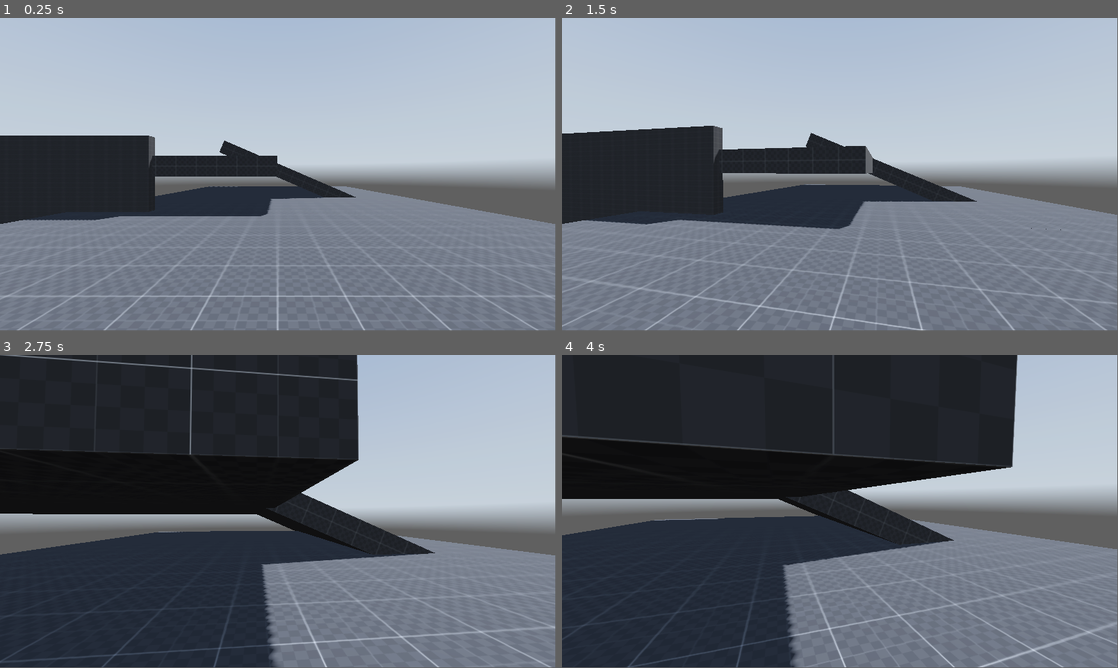
Above: before the commit, frames 1-4 (two rows, left to right).
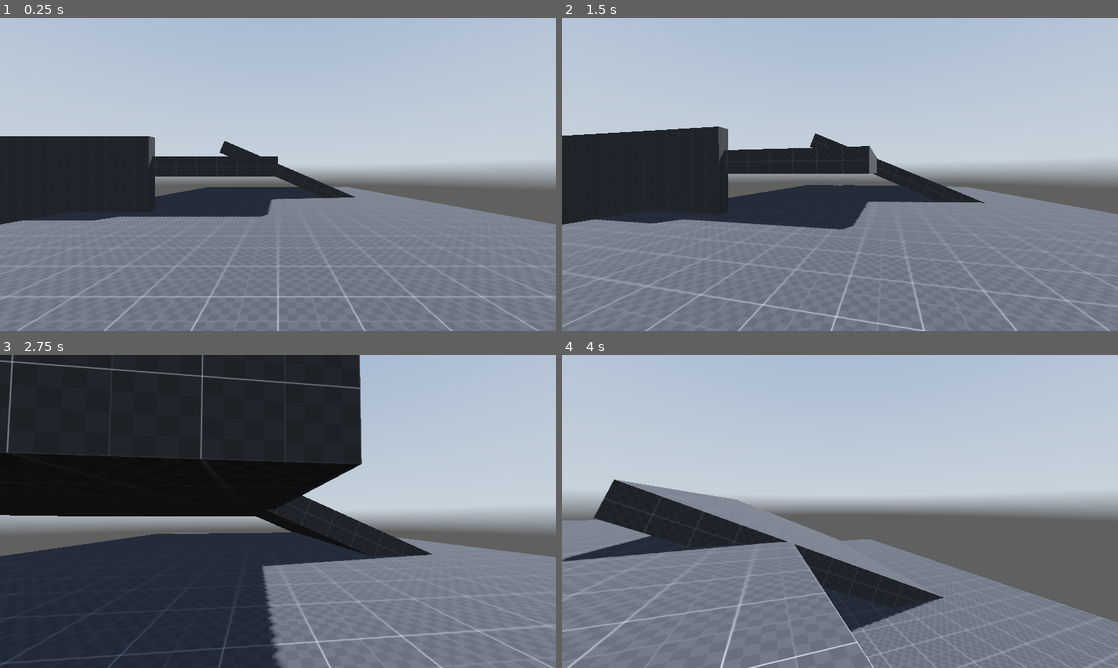
Above: after the commit, the same moments.

Repository: elmoradoo/Reflection
Game: Godot game, scene res://scenes/world.tscn
The game is run twice, just before and just after one commit, with the same random seed, the same clock (stepped at 60 frames per second) and the same inputs. A sky picture missing from this copy of the repository is replaced by a grey-blue gradient.
Inputs (mouse positions are in pixels of both pictures, inside the frame that each line leads up to):
- Up to frame 1 (0.25 s): no input
- Up to frame 2 (1.5 s): tap Enter at 0.5 s; move the mouse to (867, 171) at 0.52 s; hold Ctrl (crouch) 0.53-1.28 s; hold W (forward) from 0.53 s (still down); tap Space (jump) at 0.77 s; move the mouse to (812, 174) at 1.27 s; tap Shift (sprint) at 1.35 s
- Up to frame 3 (2.75 s): keep holding W (forward); tap Space (jump) at 1.52 s; move the mouse to (289, 505) at 2.02 s; hold Ctrl (crouch) from 2.03 s (still down)
- Up to frame 4 (4 s): keep holding W (forward); move the mouse to (834, 514) at 2.77 s; release Ctrl (crouch) at 2.78 s; tap Shift (sprint) at 2.85 s; tap Space (jump) at 3.02, 3.77 s; move the mouse to (878, 514) at 3.52 s; hold Ctrl (crouch) from 3.53 s (still down)
In our replay, the window is 799x449 before the commit and 800x450 after it. These sizes can differ from the game's own. Grey fills any space a smaller window leaves; there, only what the larger window draws over its background counts as a difference.

The runs differ from the first frame. In frame 1, 0.7% of the frame differs, in the area x 0-100%, y 0-100%; in frame 2, 2.8%; in frame 3, 4.1%; in frame 4, 70%.

Commit message:
better wallrun & wallclimb to fix

Diff:
--- a/project.godot
+++ b/project.godot
@@ -14,6 +14,11 @@
 run/main_scene="res://scenes/world.tscn"
 config/features=PackedStringArray("4.1", "Forward Plus")
 config/icon="res://icon.svg"
+
+[display]
+
+window/size/viewport_width=1280
+window/size/viewport_height=720
 
 [input]
 
--- a/scenes/player.tscn
+++ b/scenes/player.tscn
@@ -102,7 +102,6 @@
 
 [node name="standing_collision_shape" type="CollisionShape3D" parent="."]
 transform = Transform3D(1, 0, 0, 0, 1, 0, 0, 0, 1, 0, 1, 0)
-visible = false
 shape = SubResource("CapsuleShape3D_6pobs")
 
 [node name="crouching_collision_shape" type="CollisionShape3D" parent="."]
@@ -159,7 +158,6 @@
 
 [node name="neck" type="Node3D" parent="."]
 transform = Transform3D(1, 0, 0, 0, 1, 0, 0, 0, 1, 0, 1.8, 0)
-visible = false
 
 [node name="head" type="Node3D" parent="neck"]
 
@@ -174,7 +172,6 @@
 }
 
 [node name="timers" type="Node3D" parent="."]
-visible = false
 
 [node name="wallclimb_time" type="Timer" parent="timers"]
 
--- a/scenes/world.tscn
+++ b/scenes/world.tscn
@@ -30,6 +30,30 @@
 size = Vector3(20, 1, 20)
 material = SubResource("StandardMaterial3D_lcn1r")
 
+[node name="CSGBox3D12" type="CSGBox3D" parent="stage"]
+transform = Transform3D(1, 0, 0, 0, 1, 0, 0, 0, 1, 36.7815, -0.5, 0)
+use_collision = true
+size = Vector3(20, 1, 20)
+material = SubResource("StandardMaterial3D_lcn1r")
+
+[node name="CSGBox3D15" type="CSGBox3D" parent="stage"]
+transform = Transform3D(-0.0292824, 0, 0.999571, 0, 1, 0, -0.999571, 0, -0.0292824, 17.6476, -0.5, 7.73846)
+use_collision = true
+size = Vector3(5.44905, 1, 20)
+material = SubResource("StandardMaterial3D_lcn1r")
+
+[node name="CSGBox3D16" type="CSGBox3D" parent="stage"]
+transform = Transform3D(0.999867, 0, -0.0163182, 0, 1, 0, 0.0163182, 0, 0.999867, 0.607623, -0.5, 19.8875)
+use_collision = true
+size = Vector3(5.44905, 1, 20)
+material = SubResource("StandardMaterial3D_lcn1r")
+
+[node name="CSGBox3D20" type="CSGBox3D" parent="stage"]
+transform = Transform3D(0.999867, 0, -0.0163182, 0, 1, 0, 0.0163182, 0, 0.999867, 0.607623, -0.5, 60.947)
+use_collision = true
+size = Vector3(5.44905, 1, 20)
+material = SubResource("StandardMaterial3D_lcn1r")
+
 [node name="CSGBox3D4" type="CSGBox3D" parent="stage"]
 transform = Transform3D(1, 0, 0, 0, 1, 0, 0, 0, 1, -25.4796, -0.5, 0)
 use_collision = true
@@ -60,6 +84,18 @@
 size = Vector3(20, 1, 20)
 material = SubResource("StandardMaterial3D_lcn1r")
 
+[node name="CSGBox3D18" type="CSGBox3D" parent="stage"]
+transform = Transform3D(-1.91579e-10, 0.0109571, 0.150046, -0.200109, -2.18676e-08, 2.29064e-18, 8.74495e-09, -0.500153, 0.00328712, 1.26472, 1.638, 28.7527)
+use_collision = true
+size = Vector3(20, 1, 20)
+material = SubResource("StandardMaterial3D_lcn1r")
+
+[node name="CSGBox3D17" type="CSGBox3D" parent="stage"]
+transform = Transform3D(3.82346e-16, -2.19919e-07, 0.299459, -0.200109, -2.19919e-07, 0, 8.74705e-09, -5.03117, -1.30898e-08, 0.859154, 3.79848, 15.9554)
+use_collision = true
+size = Vector3(20, 1, 20)
+material = SubResource("StandardMaterial3D_lcn1r")
+
 [node name="CSGBox3D10" type="CSGBox3D" parent="stage"]
 transform = Transform3D(-2.19642e-08, 0.500273, 0, -0.502482, -2.18676e-08, 0, 0, 0, 0.150082, -31.2471, 4.77527, 7.03945)
 use_collision = true
@@ -68,6 +104,24 @@
 
 [node name="CSGBox3D6" type="CSGBox3D" parent="stage"]
 transform = Transform3D(0.200109, 0, 0, 8.88178e-16, 0.500273, 0, 0, 0, 0.150082, -12.2484, 3.38717, 7.03945)
+use_collision = true
+size = Vector3(20, 1, 20)
+material = SubResource("StandardMaterial3D_lcn1r")
+
+[node name="CSGBox3D19" type="CSGBox3D" parent="stage"]
+transform = Transform3D(-8.74704e-09, 0, 0.150082, 8.88178e-16, 0.500273, 0, -0.200109, 0, -6.56029e-09, 1.56264, 3.38717, 30.4905)
+use_collision = true
+size = Vector3(20, 1, 20)
+material = SubResource("StandardMaterial3D_lcn1r")
+
+[node name="CSGBox3D22" type="CSGBox3D" parent="stage"]
+transform = Transform3D(-1.91579e-10, 0.0109571, 0.150046, -0.200109, -2.18676e-08, 2.29064e-18, 8.74495e-09, -0.500153, 0.00328712, 1.26472, 6.74958, 38.9149)
+use_collision = true
+size = Vector3(20, 1, 20)
+material = SubResource("StandardMaterial3D_lcn1r")
+
+[node name="CSGBox3D23" type="CSGBox3D" parent="stage"]
+transform = Transform3D(-8.74704e-09, 0, 0.150082, 8.88178e-16, 0.500273, 0, -0.200109, 0, -6.56029e-09, 1.56264, 8.49875, 40.6527)
 use_collision = true
 size = Vector3(20, 1, 20)
 material = SubResource("StandardMaterial3D_lcn1r")
@@ -82,6 +136,24 @@
 transform = Transform3D(0.680371, 0, 0, -1.32e-22, -2.18676e-08, -0.225123, 3.01981e-15, 0.500273, -9.84043e-09, -12.9608, 1.38717, -9.96932)
 use_collision = true
 size = Vector3(20, 1, 20)
+material = SubResource("StandardMaterial3D_lcn1r")
+
+[node name="CSGBox3D21" type="CSGBox3D" parent="stage"]
+transform = Transform3D(-2.974e-08, 0.500273, -9.84043e-09, -1.32e-22, -2.18676e-08, -0.225123, -0.680371, -2.18676e-08, 1.22994e-15, -0.895658, 6.43738, 36.6562)
+use_collision = true
+size = Vector3(20, 1, 20)
+material = SubResource("StandardMaterial3D_lcn1r")
+
+[node name="CSGBox3D13" type="CSGBox3D" parent="stage"]
+transform = Transform3D(0.680371, 0, 0, -1.32e-22, -2.18676e-08, -0.225123, 3.01981e-15, 0.500273, -9.84043e-09, 15.1515, 1.38717, -4.0568)
+use_collision = true
+size = Vector3(11.6896, 1, 20)
+material = SubResource("StandardMaterial3D_lcn1r")
+
+[node name="CSGBox3D14" type="CSGBox3D" parent="stage"]
+transform = Transform3D(0.680371, 0, 0, -1.32e-22, -2.18676e-08, -0.225123, 3.01981e-15, 0.500273, -9.84043e-09, 20.4364, 1.38717, -0.507581)
+use_collision = true
+size = Vector3(11.6896, 1, 20)
 material = SubResource("StandardMaterial3D_lcn1r")
 
 [node name="CSGBox3D9" type="CSGBox3D" parent="stage"]
--- a/scripts/player/playerData.gd
+++ b/scripts/player/playerData.gd
@@ -54,7 +54,7 @@
 	self.raycasts = rays
 	self.rc_feets = self.raycasts.get_node("feets")
 	self.rc_head = self.raycasts.get_node("head")
-	self.rc_head = self.raycasts.get_node("torso")
+	self.rc_torso = self.raycasts.get_node("torso")
 	self.animation_player = myself.animation_player
 	self.timers = myself.timers
 	#print(self.timers.get_node("wallclimb_time"))
--- a/scripts/player/player_state_manager.gd
+++ b/scripts/player/player_state_manager.gd
@@ -36,4 +36,5 @@
 		player.current_state = state_scripts[next_state]
 		player.current_state.enter()
 		debug_print_player_state()
+		#print(player.velocity.y)
 	player.current_state.update()
--- a/scripts/player/states/airtime.gd
+++ b/scripts/player/states/airtime.gd
@@ -22,7 +22,11 @@
 	super.reset_head_bob(player)
 	#print(player.velocity.y)
 
+
+
+		# Wall is not perpendicular
 func get_next_state():
+	#test()
 	if player.myself.is_on_floor():
 		return enums.player_states.Idle
 	elif super.can_wallclimb(player):
--- a/scripts/player/states/base_state.gd
+++ b/scripts/player/states/base_state.gd
@@ -16,7 +16,8 @@
 var head_bobbing_lerp: float = 10.0
 
 #Climbing vars
-var climbable_min_velocity: float = 2.0
+var climbable_min_velocity: float = 1.0
+var wallrun_min_velocity: float = 1.0
 
 #Wallrun vars
 var wallrun_jumping_velocity: float = 7.0
@@ -53,7 +54,29 @@
 		player.head.rotation.x = clamp(player.head.rotation.x, deg_to_rad(-89), deg_to_rad(89))
 	player.event = null
 
+func test(player: playerData):
+	if not player.rc_torso.get_node("front").is_colliding():
+		return -1
+	var collision = player.rc_torso.get_node("front").get_collision_normal()
+	var ray_direction = player.rc_torso.get_node("front").global_transform.basis.z.normalized()
+	var dot_product = abs(collision.dot(ray_direction))
+	#print(dot_product)
+#	if dot_product < 0.8:  # Adjust the threshold as needed
+#		print("WALLRUNNING")
+#	else:
+#		print("WALLCLIMBING")
+	return dot_product
+
+
 func can_wallclimb(player: playerData) -> bool:
+	var tmp = test(player)
+	if tmp == -1:
+		return false
+	if tmp < 0.8:
+		return false
+	else:
+		return true
+	#Old
 	return (not player.myself.is_on_floor()
 		and player.velocity.y > climbable_min_velocity
 		and player.rc_feets.get_node("front").is_colliding()
@@ -61,7 +84,15 @@
 		and player.rc_feets.get_node("half_right").is_colliding())
 
 func can_wallrun(player: playerData) -> bool:
+	var tmp = test(player)
+	if tmp == -1:
+		return false
+	if tmp < 0.8:
+		return true
+	else:
+		return false
+	#Old
 	return (not player.myself.is_on_floor()
-		and player.velocity.y > climbable_min_velocity
+		and player.velocity.y > wallrun_min_velocity
 		and player.rc_feets.get_node("front").is_colliding()
 		and (player.rc_feets.get_node("half_left").is_colliding() or player.rc_feets.get_node("half_right").is_colliding()))
